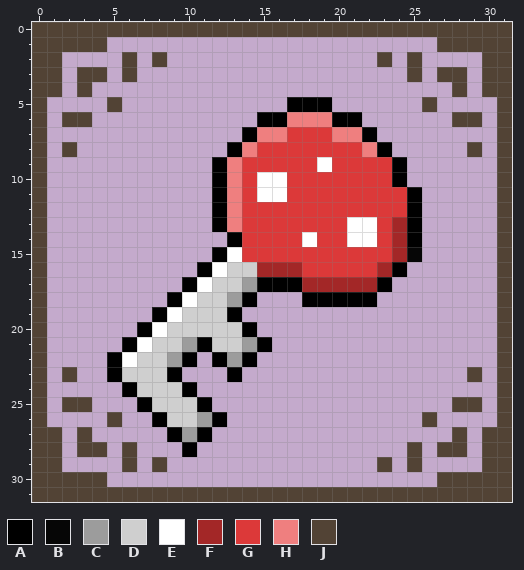
Pixel-art sprite, stored at public/inventory/chestKey.png. The first picture shows the starting point.
The file is 256x256 pixels, drawn in blocks of 8x8; one block is one cell here.
Palette (. is transparent): A #000000  B #060606  C #9c9c9c  D #cfcfcf  E #ffffff  F #a32727  G #dc3939  H #ef7f7f  J #524335
Pixels before, first column x 0:
 0 JJJJJJJJJJJJJJJJJJJJJJJJJJJJJJJJ
 1 JJJJJ......................JJJJJ
 2 JJ....J.J..............J.J....JJ
 3 JJ.JJ.J..................J.JJ.JJ
 4 JJ.J........................J.JJ
 5 J....J...........AAA......J....J
 6 J.JJ...........AAHHHAA......JJ.J
 7 J.............AHHGGGHHA........J
 8 J.J..........AHGGGGGGGHA.....J.J
 9 J...........AHGGGGGEGGGGA......J
10 J...........AHGEEGGGGGGGA......J
11 J...........AHGEEGGGGGGGGA.....J
12 J...........AHGGGGGGGGGGGA.....J
13 J...........AHGGGGGGGEEGFA.....J
14 J............AGGGGEGGEEGFA.....J
15 J...........AEGGGGGGGGGGFB.....J
16 J..........AEDDFFFGGGGGFA......J
17 J.........AEDDCAAAFFFFFA.......J
18 J........AEDDCA...AAAAA........J
19 J.......AEDDDA.................J
20 J......AEDDDDDA................J
21 J.....AEDDCADDCA...............J
22 J....AEDDCA.ACA................J
23 J.J..ADDDA...A...............J.J
24 J.....ADDDA....................J
25 J.JJ...ADDDA................JJ.J
26 J....J..ADDCA.............J....J
27 JJ.J.....ACA................J.JJ
28 JJ.JJ.J...A..............J.JJ.JJ
29 JJ....J.J..............J.J....JJ
30 JJJJJ......................JJJJJ
31 JJJJJJJJJJJJJJJJJJJJJJJJJJJJJJJJ
After the commit:
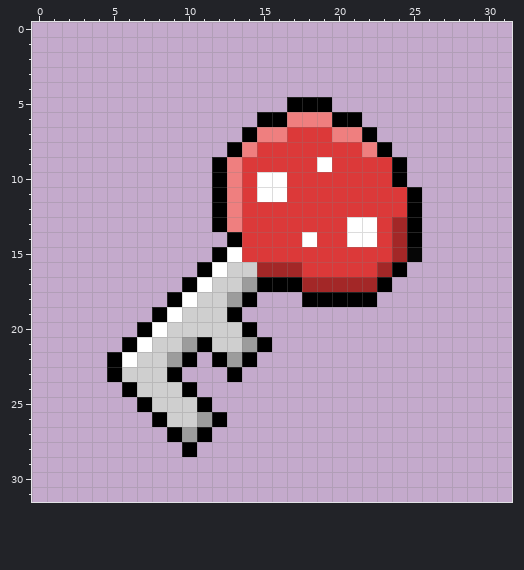
Diff:
y 0: x 0..31 JJJJJJJJJJJJJJJJJJJJJJJJJJJJJJJJ -> ................................
y 1: x 0..4 JJJJJ -> .....; x 27..31 JJJJJ -> .....
y 2: x 0..1 JJ -> ..; x 6 J -> .; x 8 J -> .; x 23 J -> .; x 25 J -> .; x 30..31 JJ -> ..
y 3: x 0..1 JJ -> ..; x 3..4 JJ -> ..; x 6 J -> .; x 25 J -> .; x 27..28 JJ -> ..; x 30..31 JJ -> ..
y 4: x 0..1 JJ -> ..; x 3 J -> .; x 28 J -> .; x 30..31 JJ -> ..
y 5: x 0 J -> .; x 5 J -> .; x 26 J -> .; x 31 J -> .
y 6: x 0 J -> .; x 2..3 JJ -> ..; x 28..29 JJ -> ..; x 31 J -> .
y 7: x 0 J -> .; x 31 J -> .
y 8: x 0 J -> .; x 2 J -> .; x 29 J -> .; x 31 J -> .
y 9..22: x 0 J -> .; x 31 J -> .
y 23: x 0 J -> .; x 2 J -> .; x 29 J -> .; x 31 J -> .
y 24: x 0 J -> .; x 31 J -> .
y 25: x 0 J -> .; x 2..3 JJ -> ..; x 28..29 JJ -> ..; x 31 J -> .
y 26: x 0 J -> .; x 5 J -> .; x 26 J -> .; x 31 J -> .
y 27: x 0..1 JJ -> ..; x 3 J -> .; x 28 J -> .; x 30..31 JJ -> ..
y 28: x 0..1 JJ -> ..; x 3..4 JJ -> ..; x 6 J -> .; x 25 J -> .; x 27..28 JJ -> ..; x 30..31 JJ -> ..
y 29: x 0..1 JJ -> ..; x 6 J -> .; x 8 J -> .; x 23 J -> .; x 25 J -> .; x 30..31 JJ -> ..
y 30: x 0..4 JJJJJ -> .....; x 27..31 JJJJJ -> .....
y 31: x 0..31 JJJJJJJJJJJJJJJJJJJJJJJJJJJJJJJJ -> ................................
Boxes around the changes in both pictures, in picture pixels (x1, y1, x2, y2):
erased: (32, 22, 512, 502)
